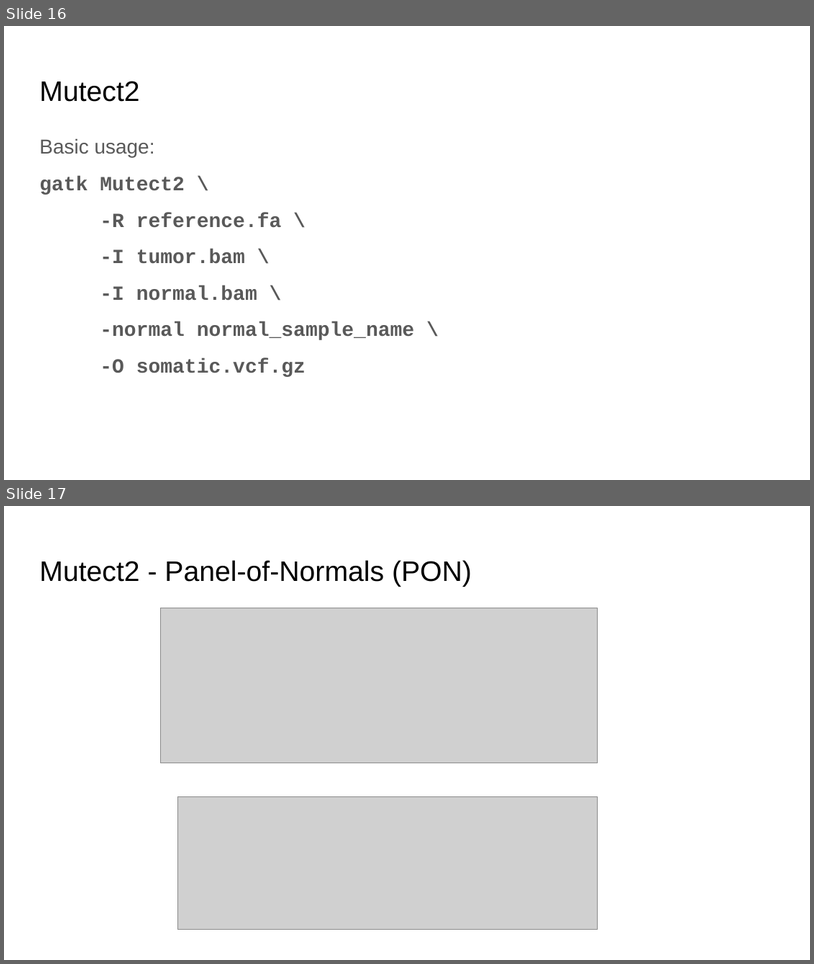
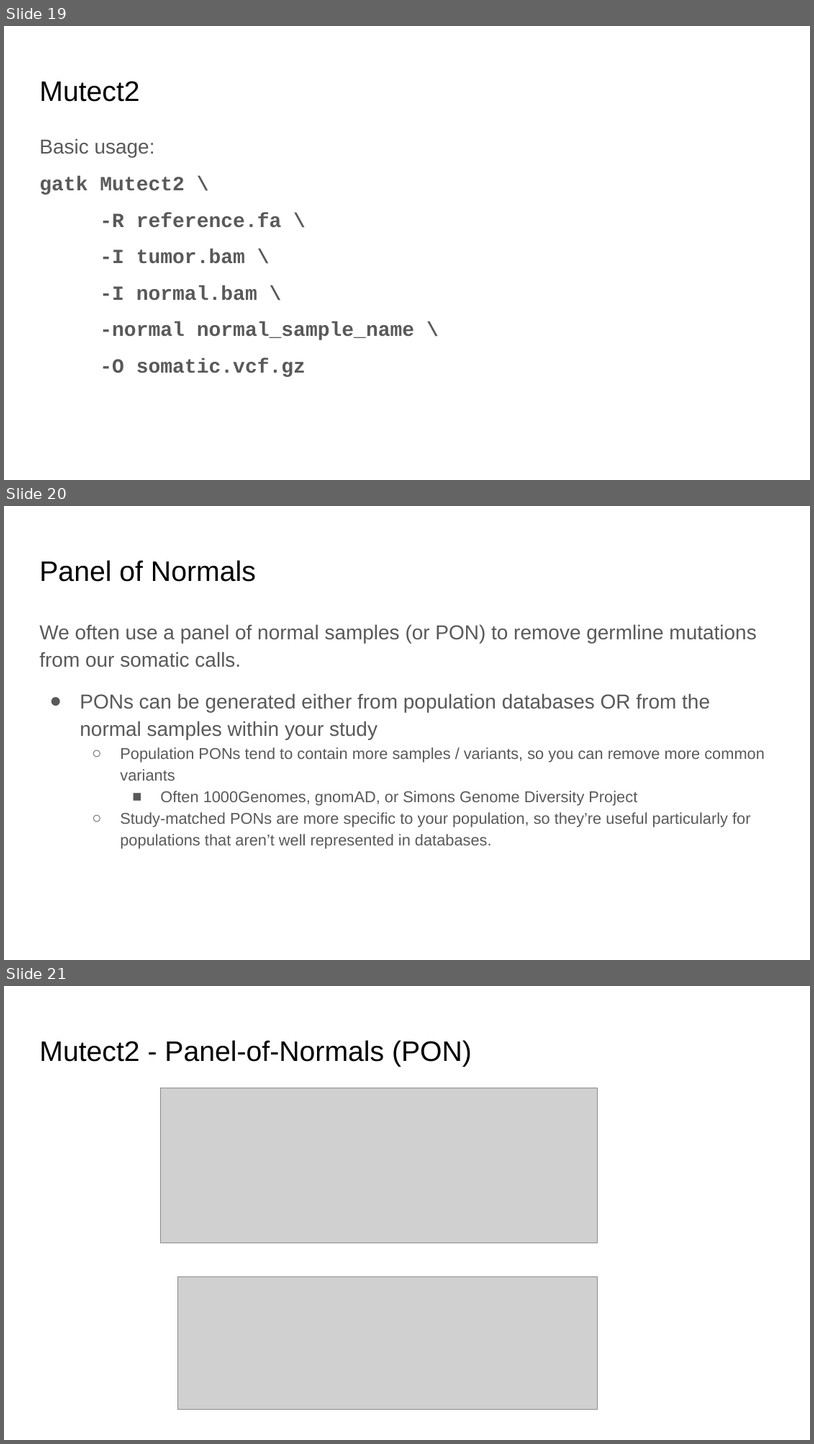
Before and after one commit to WCSCourses/cancer_genome_analysis_africa, a slide deck: modules/Mutation calling/Cancer Genomics Course - Somatic Variant Calling.pptx. Shown one above the other, each under a label of ours: slides 16 and 17 before the commit, slides 19, 20 and 21 after it. The pictures are 814x964 and 814x1444 pixels, drawn with LibreOffice and Linux fonts; fonts in the diff are those of the drawing; grey boxes stand for pictures. Boxes give left, top, right and bottom in pixels: in the first picture for what was removed or moved away, otherwise in the second. Text is boxed around its words. In the diff, an @@ line names an element or a change of style, - is before the commit and + after.

Commit message:
[Mutation calling] Update lecture slides.

```diff
--- a/modules/Mutation calling/Cancer Genomics Course - Somatic Variant Calling.pptx
+++ b/modules/Mutation calling/Cancer Genomics Course - Somatic Variant Calling.pptx
@@ slide 20 added at box(4, 506, 810, 960), background #FFFFFF @@
@@ title added at box(39, 560, 256, 582), 25.2 pt, text #000000 @@
+Panel of Normals
@@ text added at box(39, 624, 765, 849), 14 pt, text #595959 @@
+We often use a panel of normal samples (or PON) to remove germline mutations from our somatic calls.
+● PONs can be generated either from population databases OR from the normal samples within your study
+  ○ Population PONs tend to contain more samples / variants, so you can remove more common variants
+    ■ Often 1000Genomes, gnomAD, or Simons Genome Diversity Project
+  ○ Study-matched PONs are more specific to your population, so they’re useful particularly for populations that aren’t well represented in databases.
@@ what was slide 16 is now slide 19 @@
@@ what was slide 17 is now slide 21 @@
```
Also in this commit, not shown: 8 slides changed, 5 other slides added, 1 other file.
